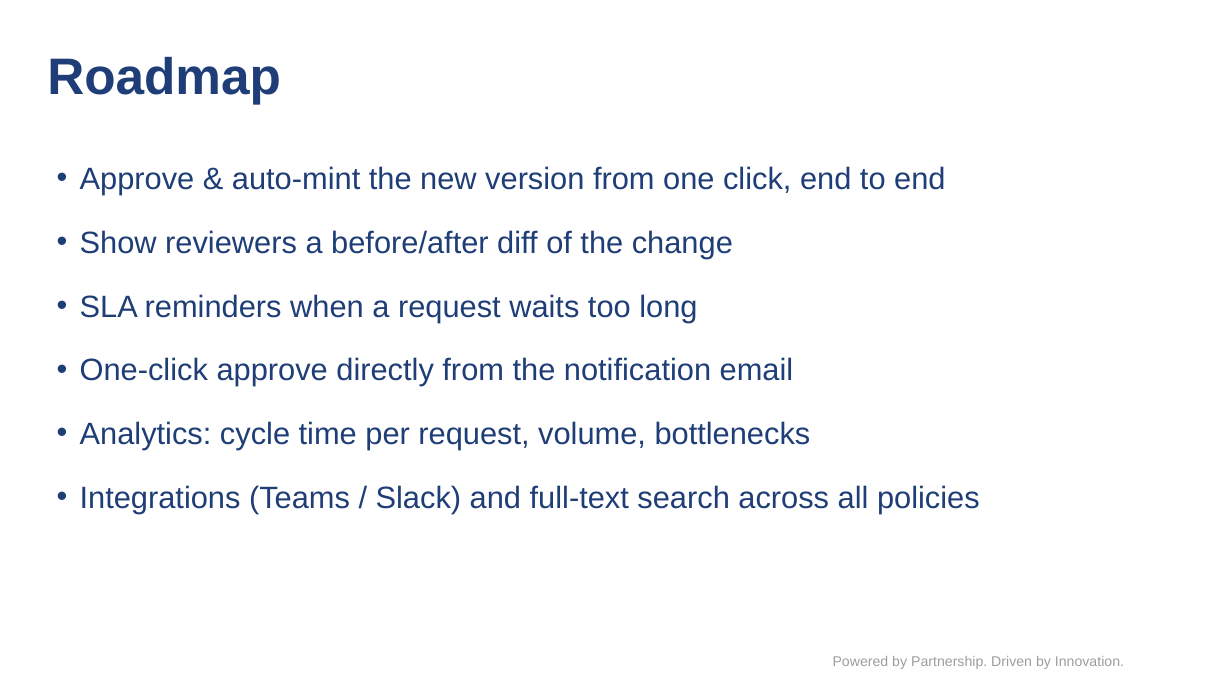
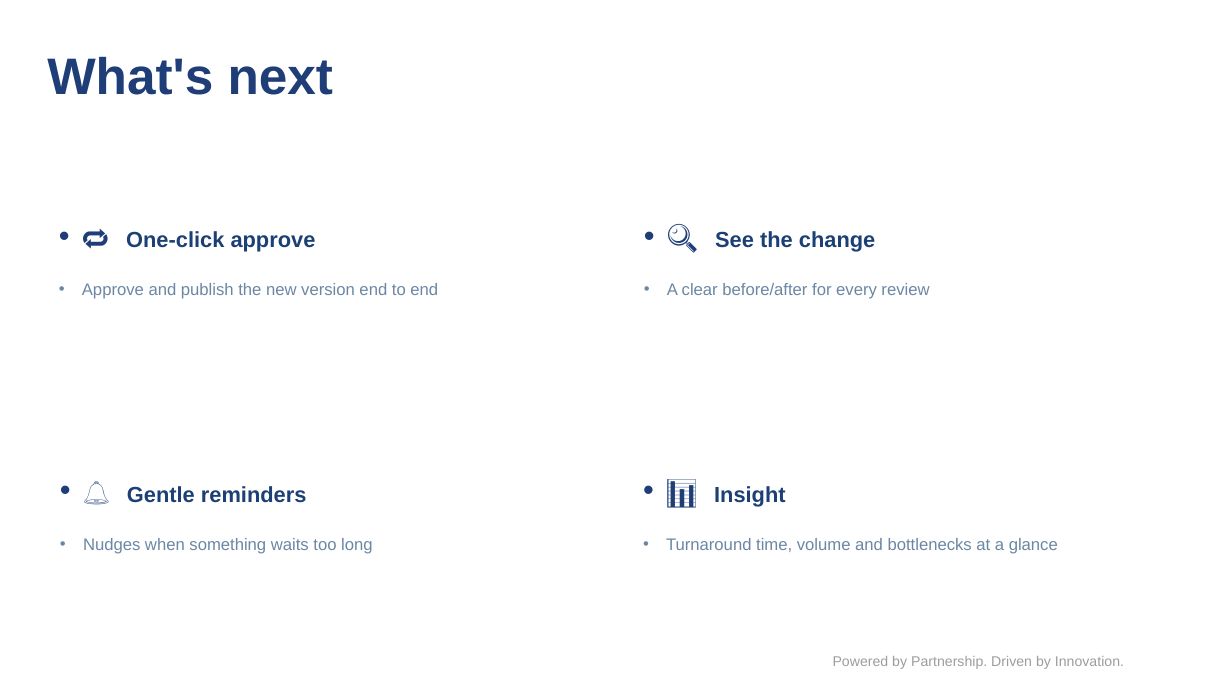
Before and after one commit to Biomar-digital/copmapny-timeline, a slide deck: slide 6 of BioMar_Policy_Library_2026.pptx (slide 11 before the commit). Drawn at 1232x693 pixels with LibreOffice and Linux fonts; fonts in the diff are those of the drawing; background and template pictures are left out. Boxes give left, top, right and bottom in pixels: in the first picture for what was removed or moved away, otherwise in the second. Text is boxed around its words. In the diff, an @@ line names an element or a change of style, - is before the commit and + after.

```diff
--- a/BioMar_Policy_Library_2026.pptx
+++ b/BioMar_Policy_Library_2026.pptx
@@ title at bbox=[47, 56, 333, 95]: text changed @@
-Roadmap
+What's next
@@ text removed at bbox=[80, 166, 980, 513] @@
-• Approve & auto-mint the new version from one click, end to end
-• Show reviewers a before/after diff of the change
-• SLA reminders when a request waits too long
-• One-click approve directly from the notification email
-• Analytics: cycle time per request, volume, bottlenecks
-• Integrations (Teams / Slack) and full-text search across all policies
@@ text added at bbox=[82, 231, 438, 299], 13 pt, text #6B87A4 @@
+• 🔁 One-click approve
+• Approve and publish the new version end to end
@@ text added at bbox=[667, 231, 929, 299], 13 pt, text #6B87A4 @@
+• 🔍 See the change
+• A clear before/after for every review
@@ text added at bbox=[83, 486, 372, 554], 13 pt, text #6B87A4 @@
+• 🔔 Gentle reminders
+• Nudges when something waits too long
@@ text added at bbox=[666, 486, 1058, 554], 13 pt, text #6B87A4 @@
+• 📊 Insight
+• Turnaround time, volume and bottlenecks at a glance
```
Also in this commit, not shown: 5 other slides changed, 1 slide added, 6 slides removed.
